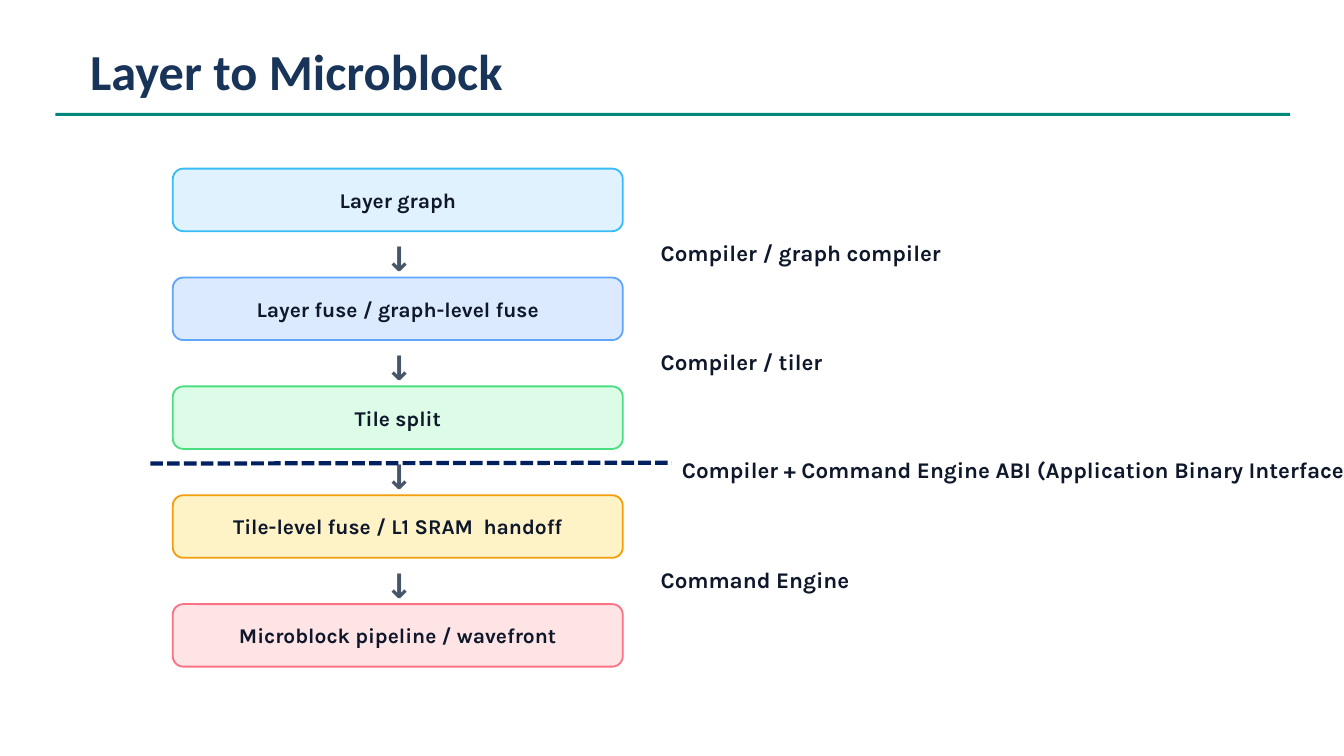
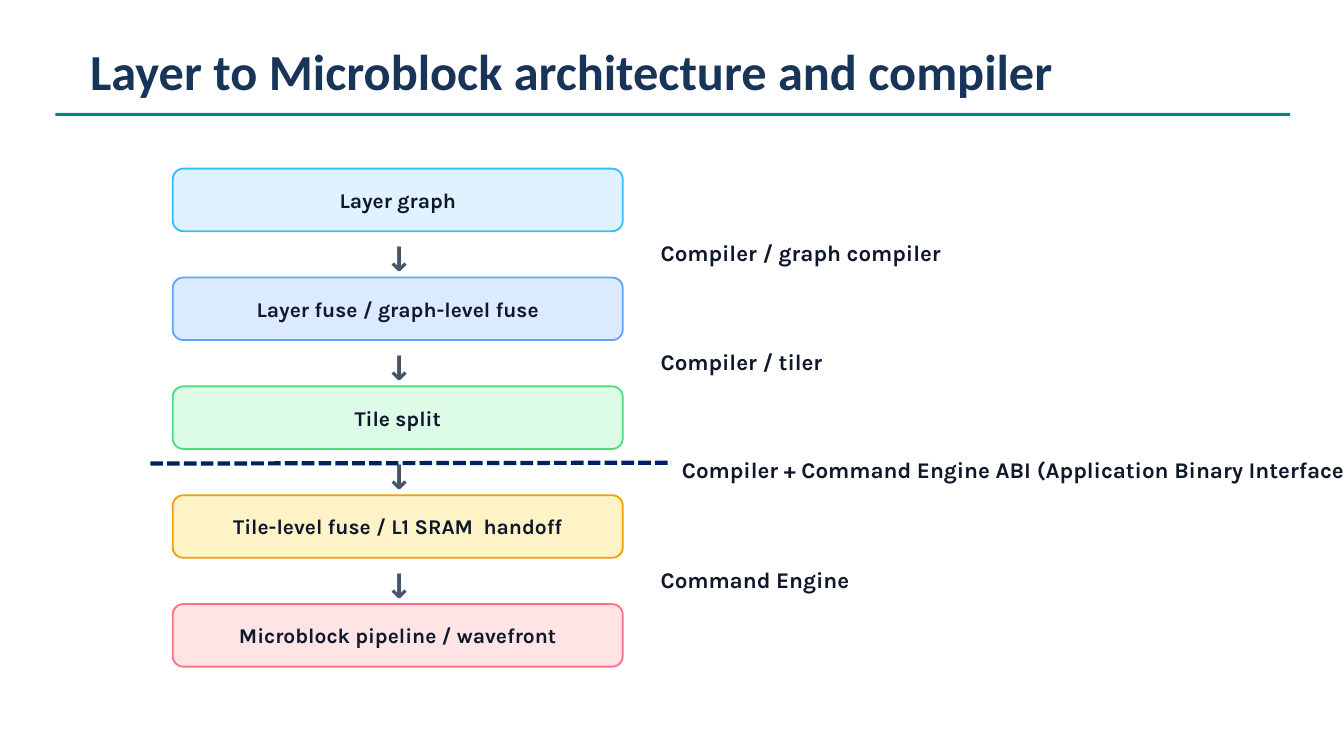
Before and after one commit to cclwylin/mdla7, a slide deck: slide 8 of reports/uArcSim Implementation by AI.pptx (slide 7 before the commit). Drawn at 1344x756 pixels with LibreOffice and Linux fonts; fonts in the diff are those of the drawing. Boxes give left, top, right and bottom in pixels: in the first picture for what was removed or moved away, otherwise in the second. Text is boxed around its words. In the diff, an @@ line names an element or a change of style, - is before the commit and + after.

```diff
--- a/reports/uArcSim Implementation by AI.pptx
+++ b/reports/uArcSim Implementation by AI.pptx
@@ text at [90,54,1052,98]: text changed @@
-Layer to Microblock
+Layer to Microblock architecture and compiler
```
Also in this commit, not shown: 8 other slides changed, 1 slide added, 2 slides removed, 2 other files.
